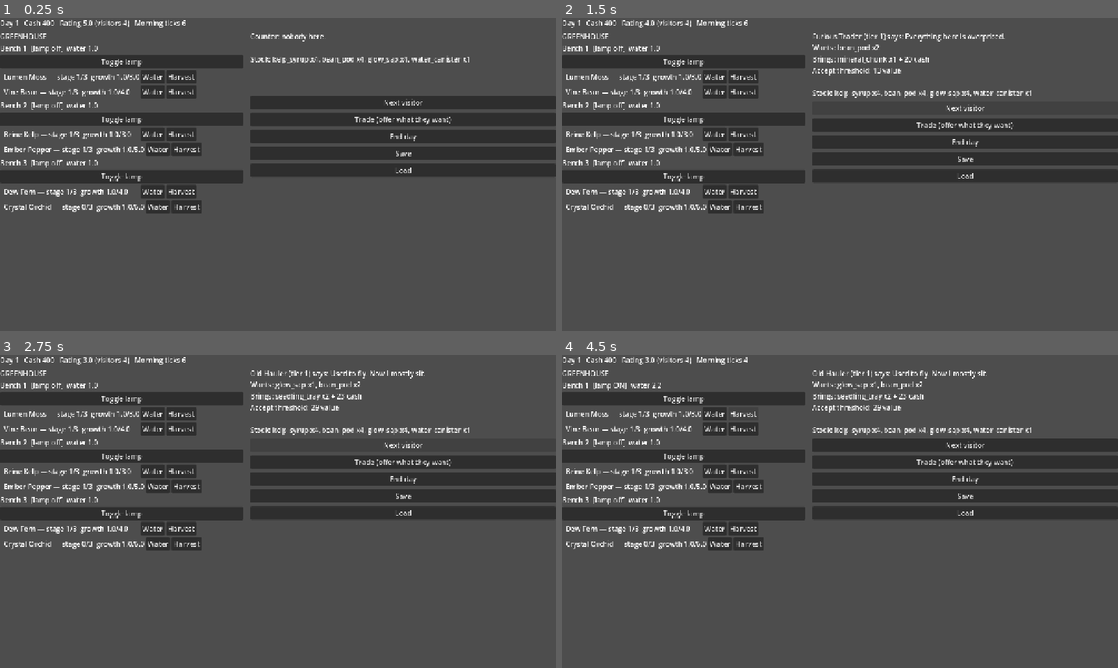
Above: before the commit, frames 1-4 (two rows, left to right).
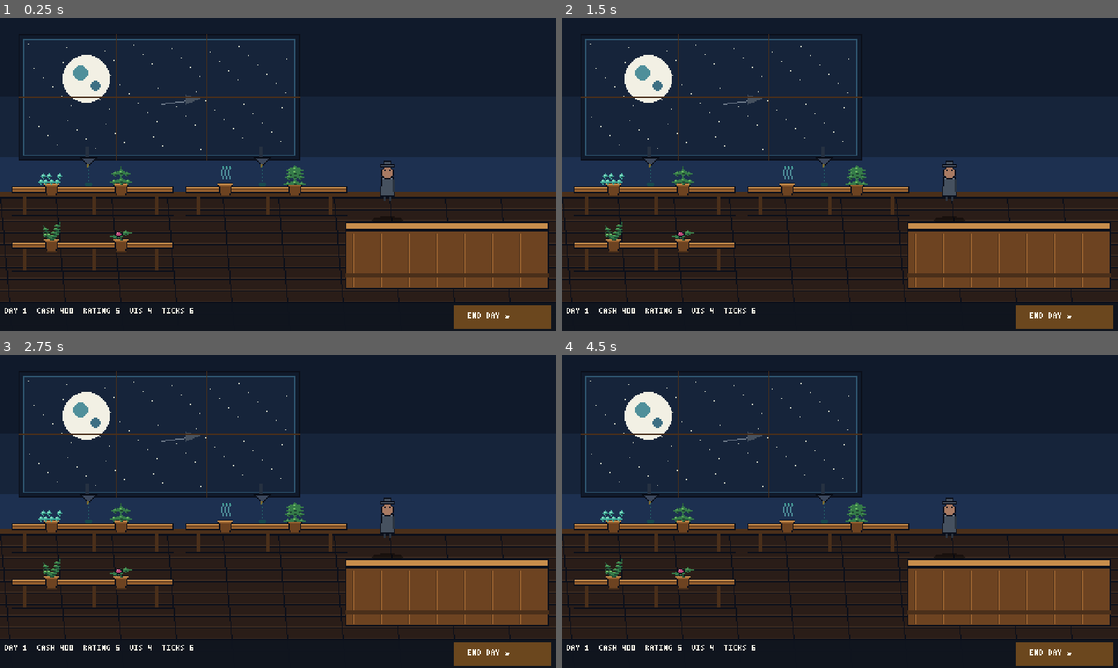
Above: after the commit, the same moments.

Repository: vladc-alexa/station-fence
Game: Godot game, scene res://scenes/room.tscn
Same seed, same stepped clock (60 frames per second), same inputs: the game is played once before the commit and once after it. Before the commit the project starts from res://scenes/main.tscn.
Inputs (mouse positions are in pixels of both pictures, inside the frame that each line leads up to):
- Up to frame 1 (0.25 s): no input
- Up to frame 2 (1.5 s): click (962, 102) at 0.5 s, where only the run before the commit has a clickable "Next visitor"; click (962, 108) at 1.25 s, where only the run before the commit has a clickable "Next visitor"
- Up to frame 3 (2.75 s): click (400, 445) at 2 s, where only the run before the commit has a clickable "Next visitor"
- Up to frame 4 (4.5 s): click (684, 398) at 2.75 s, where only the run before the commit has a clickable "Toggle lamp"; click (712, 414) at 3.5 s, where only the run before the commit has a clickable "Water"; click (745, 414) at 4.25 s, where only the run before the commit has a clickable "Harvest"

The runs differ from the first frame. In frame 1, 87% of the frame differs, in the area x 0-100%, y 0-100%; in frame 2, 91%; in frame 3, 91%; in frame 4, 88%.

Commit message:
M2 art pass: room scene with generated sprites, bitmap HUD font, clickable benches/counter, xvfb screenshot

Diff:
--- a/project.godot
+++ b/project.godot
@@ -4,7 +4,7 @@
 [application]
 config/name="Greenhouse Shop (working title)"
 config/description="Greenhouse trading sim on a small moon - M0 simulation spine."
-run/main_scene="res://scenes/main.tscn"
+run/main_scene="res://scenes/room.tscn"
 config/features=PackedStringArray("4.7", "GL Compatibility")
 config/icon="res://icon.svg"
 
@@ -12,9 +12,12 @@
 GameState="*res://scripts/autoload/game_state.gd"
 
 [display]
-window/size/viewport_width=1280
-window/size/viewport_height=720
+window/size/viewport_width=480
+window/size/viewport_height=270
 window/stretch/mode="canvas_items"
+window/stretch/scale_mode="integer"
+window/size/window_width_override=1440
+window/size/window_height_override=810
 
 [rendering]
 renderer/rendering_method="gl_compatibility"
--- /dev/null
+++ b/scenes/room.tscn
@@ -0,0 +1,6 @@
+[gd_scene load_steps=2 format=3]
+
+[ext_resource type="Script" path="res://scripts/ui/room.gd" id="1"]
+
+[node name="Room" type="Node2D"]
+script = ExtResource("1")
--- /dev/null
+++ b/scripts/ui/room.gd
@@ -0,0 +1,272 @@
+extends Node2D
+## The greenhouse room. Builds its own nodes, draws the sim state, takes clicks.
+
+const SPR := "res://assets/sprites/"
+const FONT_PATH := "res://assets/fonts/hud.fnt"
+
+const BENCHES := [
+	{"x": 10, "y": 152, "slots": [44, 104]},
+	{"x": 160, "y": 152, "slots": [194, 254]},
+	{"x": 10, "y": 200, "slots": [44, 104]},
+]
+const COUNTER_POS := Vector2(298, 176)
+const VENDOR_POS := Vector2(334, 138)
+const CUSTOMER_POS := Vector2(262, 244)
+const HUD_TOP := 246
+
+var _layer: Node2D
+var _plant_nodes: Array = []
+var _pot_nodes: Array = []
+var _lamp_nodes: Array = []
+var _customer_sprite: Sprite2D
+var _customer_shadow: Sprite2D
+var _vendor_sprite: Sprite2D
+var _bubble: Label
+var _bubble_panel: ColorRect
+var _hud: Label
+var _log: Label
+var _font: FontFile
+
+
+func _ready() -> void:
+	_font = FontFile.new()
+	_font.load_bitmap_font(FONT_PATH)
+	_build()
+	GameState.state_changed.connect(_refresh)
+	GameState.log_line.connect(_on_log)
+	_refresh()
+	if OS.get_cmdline_user_args().has("--smoke"):
+		call_deferred("_smoke")
+	for arg in OS.get_cmdline_user_args():
+		if arg.begins_with("--shot="):
+			call_deferred("_shot", arg.substr(7))
+
+
+func _tex(name: String) -> Texture2D:
+	return load(SPR + name + ".png")
+
+
+func _sprite(name: String, pos: Vector2, z: int = 0) -> Sprite2D:
+	var s := Sprite2D.new()
+	s.texture = _tex(name)
+	s.position = pos
+	s.z_index = z
+	_layer.add_child(s)
+	return s
+
+
+func _build() -> void:
+	_layer = Node2D.new()
+	add_child(_layer)
+
+	_sprite("backdrop", Vector2(240, 75))
+	_sprite("floor", Vector2(240, 210))
+
+	# benches: legs and plates first, so plants read as standing on them
+	for i in range(BENCHES.size()):
+		var b: Dictionary = BENCHES[i]
+		_sprite("bench", Vector2(float(b["x"]) + 70.0, float(b["y"]) + 6.0), 1)
+		var lamp := _sprite("lamp", Vector2(float(b["x"]) + 66.0, 128.0), 4)
+		_lamp_nodes.append(lamp)
+
+	for i in range(BENCHES.size()):
+		var b: Dictionary = BENCHES[i]
+		var by := float(b["y"])
+		for slot_x in b["slots"]:
+			var x := float(slot_x)
+			var pot := _sprite("pot", Vector2(x, by - 4.0), 2)
+			_pot_nodes.append(pot)
+			var plant := _sprite("plant_lumen_moss_0", Vector2(x, by - 8.0 - 20.0), 3)
+			_plant_nodes.append(plant)
+
+	_sprite("shadow", VENDOR_POS + Vector2(0, 36), 1)
+	_vendor_sprite = _sprite("vendor", VENDOR_POS, 2)
+	_sprite("counter", COUNTER_POS + Vector2(88, 29), 5)
+	_customer_shadow = _sprite("shadow", CUSTOMER_POS + Vector2(0, 2), 1)
+	_customer_sprite = _sprite("customer_0", CUSTOMER_POS, 6)
+	_customer_sprite.visible = false
+
+	_bubble_panel = ColorRect.new()
+	_bubble_panel.color = Color(0.05, 0.07, 0.11, 0.92)
+	_bubble_panel.position = Vector2(180, 176)
+	_bubble_panel.size = Vector2(150, 26)
+	_bubble_panel.z_index = 6
+	_bubble_panel.visible = false
+	_layer.add_child(_bubble_panel)
+
+	_bubble = _text(Vector2(184, 180), 120, 6)
+	_bubble.visible = false
+
+	var plate := ColorRect.new()
+	plate.color = Color(0.06, 0.08, 0.12, 0.96)
+	plate.position = Vector2(0, HUD_TOP)
+	plate.size = Vector2(480, 24)
+	plate.z_index = 10
+	_layer.add_child(plate)
+
+	_hud = _text(Vector2(4, HUD_TOP + 4), 300, 11)
+	var end_plate := ColorRect.new()
+	end_plate.color = Color(0.42, 0.28, 0.12, 1.0)
+	end_plate.position = Vector2(392, HUD_TOP + 2)
+	end_plate.size = Vector2(84, 20)
+	end_plate.z_index = 10
+	_layer.add_child(end_plate)
+	var end_label := _text(Vector2(404, HUD_TOP + 8), 80, 11)
+	end_label.text = "END DAY >"
+	_log = _text(Vector2(4, 228), 290, 11)
+
+
+func _text(pos: Vector2, width: float, z: int) -> Label:
+	var l := Label.new()
+	l.position = pos
+	l.size = Vector2(width, 20)
+	l.z_index = z
+	l.add_theme_font_override("font", _font)
+	l.add_theme_font_size_override("font_size", 5)
+	l.add_theme_color_override("font_color", Color(0.96, 0.95, 0.90))
+	_layer.add_child(l)
+	return l
+
+
+func _refresh() -> void:
+	for i in range(_plant_nodes.size()):
+		var b := i / 2
+		var s := i % 2
+		var plant = GameState.benches[b]["slots"][s]
+		var sprite: Sprite2D = _plant_nodes[i]
+		var pot: Sprite2D = _pot_nodes[i]
+		if plant == null:
+			sprite.visible = false
+			pot.visible = false
+			continue
+		pot.visible = true
+		sprite.visible = true
+		sprite.texture = _tex("plant_%s_%d" % [plant.def.id, clampi(plant.stage, 0, 3)])
+		sprite.modulate = Color(0.62, 0.66, 0.62) if plant.wilted else Color.WHITE
+	for i in range(_lamp_nodes.size()):
+		var on := bool(GameState.benches[i]["lamp"])
+		_lamp_nodes[i].modulate = Color(1, 0.95, 0.75) if on else Color(0.55, 0.6, 0.68)
+
+	var c = GameState.current
+	if c == null:
+		_customer_sprite.visible = false
+		_customer_shadow.visible = false
+		_bubble.visible = false
+		_bubble_panel.visible = false
+	else:
+		_customer_sprite.visible = true
+		_customer_shadow.visible = true
+		_customer_sprite.texture = _tex("customer_%d" % (abs(c.archetype.hash()) % 4))
+		_bubble_panel.visible = true
+		_bubble.visible = true
+		_bubble.text = "%s WANTS %s" % [c.display_name.to_upper(), c.wants_text().to_upper()]
+
+	_hud.text = "DAY %d  CASH %d  RATING %.0f  VIS %d  TICKS %d" % [
+		GameState.day, GameState.cash, GameState.rating, GameState.visitors_left,
+		GameState.morning.ticks_left]
+	_log.text = ""
+
+
+func _on_log(msg: String) -> void:
+	_log.text = msg.to_upper()
+
+
+func _unhandled_input(event: InputEvent) -> void:
+	if event is InputEventMouseButton and event.pressed and event.button_index == MOUSE_BUTTON_LEFT:
+		_click(event.position)
+	elif event is InputEventKey and event.pressed:
+		match event.keycode:
+			KEY_SPACE, KEY_ENTER:
+				GameState.end_day()
+				_refresh()
+			KEY_N:
+				GameState.next_customer()
+			KEY_T:
+				_trade()
+			KEY_S:
+				GameState.save_game()
+			KEY_L:
+				GameState.load_game()
+				_refresh()
+
+
+func _click(pos: Vector2) -> void:
+	if pos.y >= HUD_TOP:
+		if pos.x > 392:
+			GameState.end_day()
+			_refresh()
+		return
+	if GameState.current != null:
+		var r := Rect2(CUSTOMER_POS - Vector2(12, 40), Vector2(26, 42))
+		if r.has_point(pos):
+			_trade()
+			return
+	for i in range(_lamp_nodes.size()):
+		if Rect2(Vector2(float(BENCHES[i]["x"]) + 60.0, 114.0), Vector2(14, 14)).has_point(pos):
+			GameState.toggle_lamp(i)
+			return
+	for i in range(_plant_nodes.size()):
+		var b := i / 2
+		var s := i % 2
+		var bench: Dictionary = BENCHES[b]
+		var x := float(bench["slots"][s])
+		var by := float(bench["y"])
+		if Rect2(Vector2(x - 16, by - 52), Vector2(32, 34)).has_point(pos):
+			var res: Dictionary = GameState.harvest_slot(b, s)
+			if not bool(res.get("ok", false)):
+				var w: Dictionary = GameState.water_slot(b, s)
+				_on_log("watered" if bool(w.get("ok", false)) else str(w.get("reason", "no")))
+			else:
+				_on_log("harvested %d %s" % [int(res["qty"]), str(res["good"])])
+			return
+	if Rect2(COUNTER_POS + Vector2(20, 4), Vector2(140, 30)).has_point(pos):
+		GameState.next_customer()
+
+
+func _trade() -> void:
+	if GameState.current == null:
+		_on_log("nobody at the counter")
+		return
+	var res: Dictionary = GameState.trade(GameState.offer_for(GameState.current))
+	if bool(res.get("ok", false)):
+		_on_log("deal: +%d credits" % int(res["cash_gain"]))
+	else:
+		_on_log("refused: %s" % str(res["reason"]))
+
+
+func _shot(path: String) -> void:
+	await get_tree().process_frame
+	await get_tree().process_frame
+	await RenderingServer.frame_post_draw
+	var img := get_viewport().get_texture().get_image()
+	img.save_png(path)
+	print("shot -> ", path)
+	get_tree().quit(0)
+
+
+func _smoke() -> void:
+	var fails := 0
+	var start_day: int = GameState.day
+	var trades := 0
+	for d in range(6):
+		for b in range(GameState.BENCH_COUNT):
+			for s in range(GameState.SLOT_COUNT):
+				GameState.water_slot(b, s)
+		for b in range(GameState.BENCH_COUNT):
+			for s in range(GameState.SLOT_COUNT):
+				GameState.harvest_slot(b, s)
+		for i in range(6):
+			var c = GameState.next_customer()
+			if c == null:
+				break
+			if bool(GameState.trade(GameState.offer_for(c)).get("ok", false)):
+				trades += 1
+		GameState.end_day()
+	if GameState.day != start_day + 6:
+		fails += 1
+	if trades == 0:
+		fails += 1
+	print("SMOKE day=%d cash=%d rating=%.1f trades=%d" % [
+		GameState.day, GameState.cash, GameState.rating, trades])
+	print("SMOKE: %s" % ("PASS" if fails == 0 else "FAIL(%d)" % fails))
+	get_tree().quit(0 if fails == 0 else 1)
Not shown, added: assets/fonts/hud.fnt
Not shown, added: assets/fonts/hud.fnt.import
Binary file added: assets/fonts/hud.png
Not shown, added: assets/fonts/hud.png.import
Binary file added: assets/sprites/backdrop.png
Not shown, added: assets/sprites/backdrop.png.import
Binary file added: assets/sprites/bench.png
Not shown, added: assets/sprites/bench.png.import
Binary file added: assets/sprites/counter.png
Not shown, added: assets/sprites/counter.png.import
Binary file added: assets/sprites/customer_0.png
Not shown, added: assets/sprites/customer_0.png.import
(and 67 more such lines)
